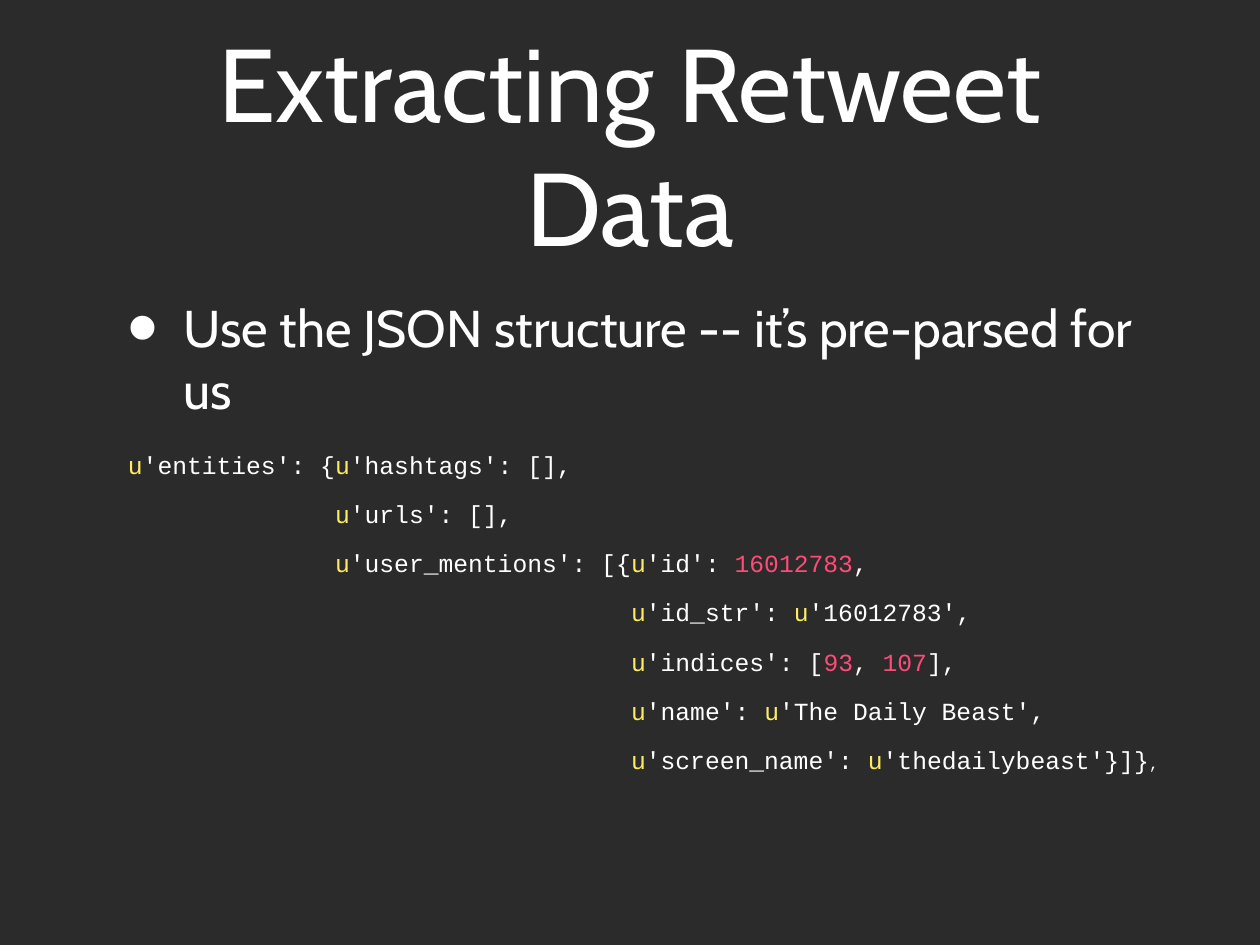
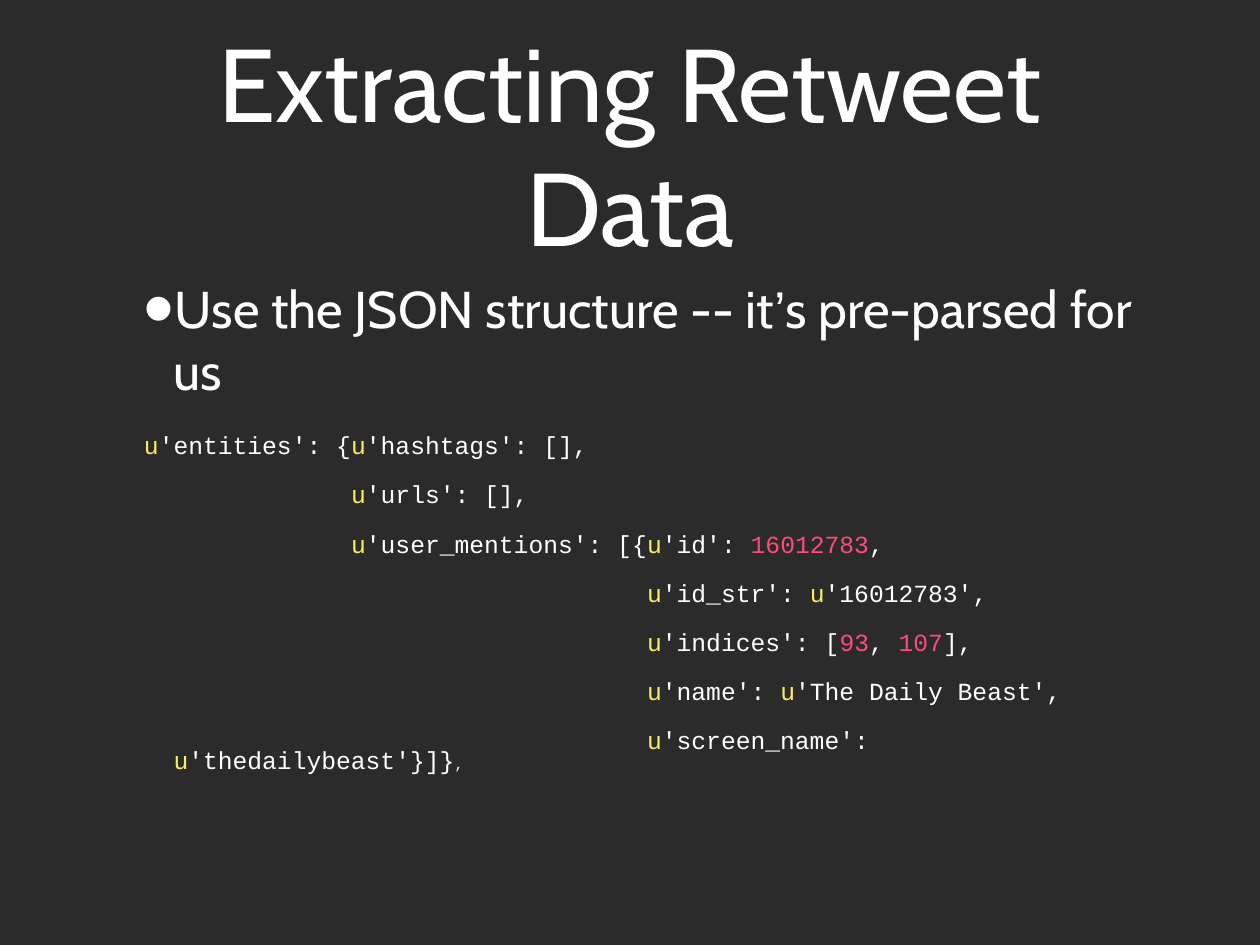
Before and after one commit to maksim2042/SNABook, a slide deck: slide 10 of webcast3/webcast3.ppt. Drawn at 1260x945 pixels with LibreOffice and Linux fonts; fonts in the diff are those of the drawing; background and template pictures are left out; a plain dark background stands for a picture behind light text. Boxes give left, top, right and bottom in pixels: in the first picture for what was removed or moved away, otherwise in the second. Text is boxed around its words. In the diff, an @@ line names an element or a change of style, - is before the commit and + after.

Commit message:
Fonts fixed

```diff
--- a/webcast3/webcast3.ppt
+++ b/webcast3/webcast3.ppt
@@ text "Use the JSON structure -- ...": place and size @@
-text "Use the JSON structure -- ..." at (128,308,1149,774)
+text "Use the JSON structure -- ..." at (144,289,1132,774)
@@ text "Use the JSON structure -- ..." at (144,289,1132,774): font Cabin to Arial in "it’s"; size 13 to 12 pt in "u'thedailybeast'}]},"; indent changed @@
```
Also in this commit, not shown: 21 other slides changed, 1 slide removed.
